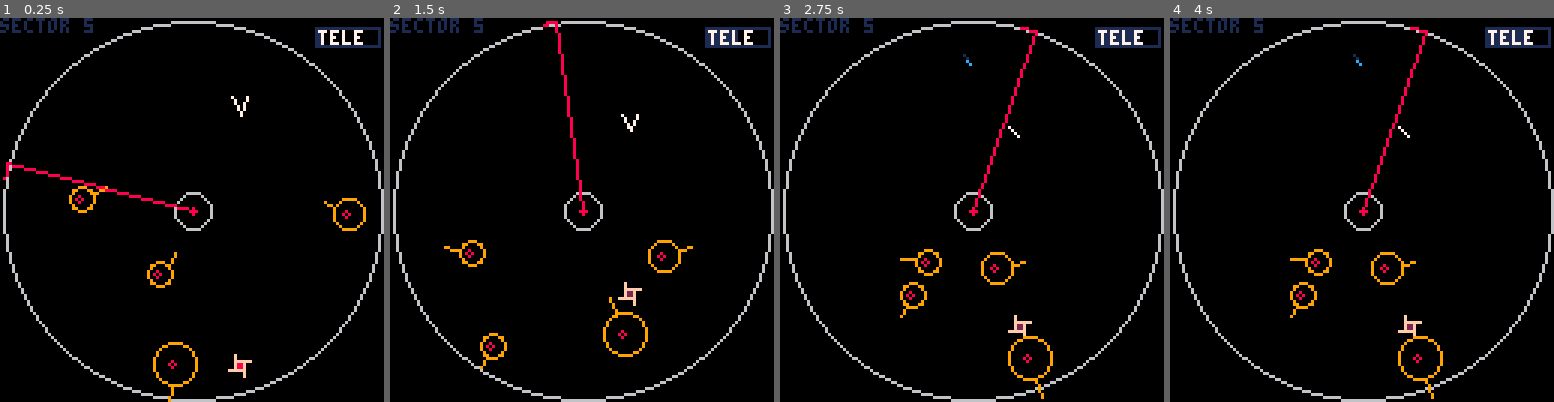
Above: before the commit, frames 1-4 (left to right).
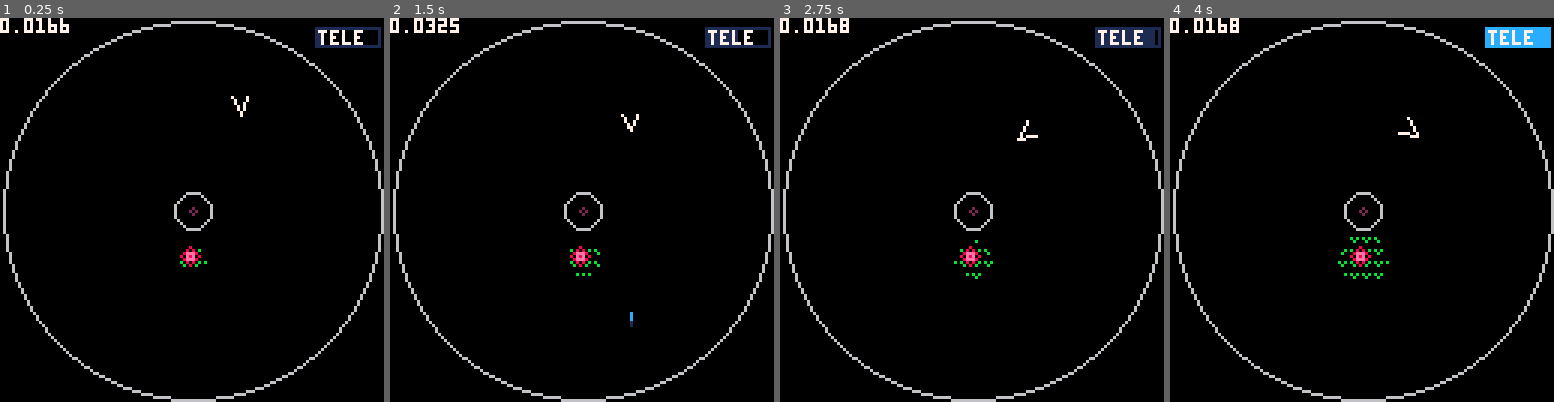
Above: after the commit, the same moments.

Repository: caseylabrack/laser
Game: PICO-8 cartridge laser.p8
The game is run twice, just before and just after one commit, with the same random seed, the same clock (stepped at 60 frames per second) and the same inputs.
Inputs:
- Up to frame 1 (0.25 s): no input
- Up to frame 2 (1.5 s): tap X (X key) at 0.33, 1.07 s; tap O (Z key) at 0.7 s
- Up to frame 3 (2.75 s): hold Right 1.6-2.1 s; tap O (Z key) at 1.7, 2.1, 2.5 s; tap X (X key) at 1.85 s; hold Up 2.15-2.42 s; hold Right from 2.47 s (still down)
- Up to frame 4 (4 s): tap O (Z key) at 2.9, 3.3, 3.7 s; tap X (X key) at 2.97 s; release Right at 3.03 s; hold Left 3.08-3.58 s; hold Down 3.63-3.97 s

The runs differ from the first frame. In frame 1, 2.1% of the frame differs, in the area x 0-96%, y 0-100%; in frame 2, 2.3%; in frame 3, 2.5%; in frame 4, 3.2%, in the area x 0-100%, y 0-100%.

Commit message:
flowers wip

Diff:
--- a/laser.p8
+++ b/laser.p8
@@ -3,24 +3,30 @@
 __lua__
 -- lasers
 -- casey labrack
+-- todo:
+--  many bullets?
+--  bullet damage tweak?
+--  bigger bullet
+--  single spawn func (async)
 
 p = {x=80,y=30,dx=0,dy=0,
 					a=.75,t=.25,rt=.05,r=3,
 					friction=.92,hop=25,charge=0,fullcharge=90,
 					enabled=true,controllable=true,alive=true,
-					thrusting=false}
+					thrusting=false,dmg=3}
 ps= {} --player death particles
 lz= {} --lasers
 zs= {} --safe zones
 hs= {} --homing bombs
 as= {} --animations (coroutines)
+fs= {} --flowers
 b = {x=0,y=0,dx,dy,a=0,r=1,speed=5,enabled=false}
 w = {enabled=false,start=0,duration=100,r=0}
 inner = {x=64,y=64,r=6}
 outer = {x=64,y=64,r=63}
 maxrspeed=2
 minrspeed=.5
-lvl=5
+lvl=7
 lives=3
 passes={}
 log = ""
@@ -30,6 +36,7 @@
 lvlswitchtick=90
 transitioning=false
 scoreboxes={{0,0},{7,0},{14,0},{21,0}}
+fmaxsizes={10,8,6,4}
 
 function _init()
 lvls[lvl]()
@@ -39,61 +46,6 @@
 
 function _update()
 tick+=1
-
--- do animations
-for a in all(as) do
-	if costatus(a)!="dead" then coresume(a)
-	else del(as,a) end
-end
-
--- laser move
-for l in all(lz) do
-	l.a-= l.speed
-	l.x = 64 + cos(l.a) * 63
-	l.y = 64 + sin(l.a) * 63
-end
-
--- safe zones
-for z in all(zs) do
-	if z.shrinking then
-		z.t-=z.speed
-		if z.t<2 then
-			z.a=rnd(1)
-			z.x=64+cos(z.a)*63
-			z.y=64+sin(z.a)*63
-			z.t=32
-			z.shrinking=false
-		end
-	end
-	if touching(p,z) then z.shrinking=true end
-end
-
---homing bomb move
-for h in all(hs) do
-	if h.enabled then
-		local a=atan2(p.x-h.x,p.y-h.y)
-		h.dx+=cos(a)*h.t
-		h.dy+=sin(a)*h.t
-		h.frametick+=1
-	else
-		h.timer-=1
-		if h.timer<0 then h.enabled=true end
-		sfx(3)
-	end
-	h.dx*=.97
-	h.dy*=.97
-	h.x+=h.dx
-	h.y+=h.dy
-	local a2=atan2(h.x-64,h.y-64)
-	if dist(h.x,h.y,64,64)<8 then
-		h.x=inner.x+cos(a2)*8
-		h.y=inner.y+sin(a2)*8
-	end
-	if dist(h.x,h.y,64,64)>63 then
-		h.x=64+cos(a2)*63
-		h.y=64+sin(a2)*63
-	end
-end
 
 --	player move
 p.charge+=1
@@ -128,6 +80,92 @@
 p.dx*=p.friction
 p.dy*=p.friction
 
+for f in all(fs) do
+	f.tick+=1
+	for l in all(f) do --each leaf
+		if (l.r>=2 and touching(p,l)) died()
+		if f.tick%30==0 then --grow
+			if not touching(l,inner) then
+				local g=l.p
+				while g~=nil do
+					if not g.alive then l.alive=false end
+					g=g.p
+				end
+				if l.r<fmaxsizes[l.g] and l.alive then
+					l.r+=1
+				end
+			end
+		end
+	end
+	if f.tick%150==0 and #f<f.max then --bud
+		local couldbuds=filter(function(x) return x.alive and x.r>=fmaxsizes[x.g] and x.g<#fmaxsizes end, f)
+		if #couldbuds>0 then
+			local l=rnd(couldbuds)
+			local k={}
+			local ang=rnd(1)
+			if l.p~=nil then
+				ang=atan2(l.x-l.p.x,l.y-l.p.y)
+				ang+=-.25+rnd(.50)
+			end
+			k.x=l.x+cos(ang)*l.r	k.y=l.y+sin(ang)*l.r
+			k.r=2
+			k.g=l.g+1 k.p=l k.alive=true
+			add(l.children,k)
+			add(f,k)
+		end
+	end
+end
+
+-- do animations
+for a in all(as) do
+	if costatus(a)!="dead" then coresume(a)
+	else del(as,a) end
+end
+
+-- laser move
+for l in all(lz) do
+	l.a-= l.speed
+	l.x = 64 + cos(l.a) * 63
+	l.y = 64 + sin(l.a) * 63
+end
+
+-- safe zones
+for z in all(zs) do
+	if z.shrinking then
+		z.t-=z.speed
+		if z.t<2 then
+			z.a=rnd(1) z.t=32
+			z.x=64+cos(z.a)*63 z.y=64+sin(z.a)*63
+			z.shrinking=false
+		end
+	end
+	if touching(p,z) then z.shrinking=true end
+end
+
+--homing bomb move
+for h in all(hs) do
+	if h.enabled then
+		local a=atan2(p.x-h.x,p.y-h.y)
+		h.dx+=cos(a)*h.t	 h.dy+=sin(a)*h.t
+		h.frametick+=1
+	else
+		h.timer-=1
+		if h.timer<0 then h.enabled=true end
+		sfx(3)
+	end
+	h.dx*=.97 h.dy*=.97
+	h.x+=h.dx	h.y+=h.dy
+	local a2=atan2(h.x-64,h.y-64)
+	if dist(h.x,h.y,64,64)<8 then
+		h.x=inner.x+cos(a2)*8
+		h.y=inner.y+sin(a2)*8
+	end
+	if dist(h.x,h.y,64,64)>63 then
+		h.x=64+cos(a2)*63
+		h.y=64+sin(a2)*63
+	end
+end
+
 local ang=atan2(p.x-64,p.y-64)
 
 -- player vs outside wall
@@ -144,19 +182,12 @@
 
 -- player vs. obstacles
 for v in all(rs) do
-	if touching(p,v) then
-		gameover=true
-		_update=function() end
-	end
+	if (touching(p,v)) died()
 end
 
 --player vs. homing bombs
 for h in all(hs) do
-	if touching(p,h) then
---		died()
-		gameover=true
-		_update=function() end
-	end
+	if (touching(p,h)) died()
 end
 
 --laser/player collision
@@ -171,8 +202,7 @@
 			if touching(p,{x=64+cos(l.a)*d,y=64+sin(l.a)*d,r=0}) then
 				p.enabled=false
 				add(ps,{x1=p.x,y1=p.y,x2=p.x+3,y2=p.y+3})
-					gameover=true
-					_update=function() end
+				died()
 			end
 		end
 	end
@@ -215,6 +245,21 @@
 	for i=1,10 do
 		b.x=x1+b.dx*i/10
 		b.y=y1+b.dy*i/10
+		for f in all(fs) do --flowers
+			for l in all(f) do --leaves
+				if l.alive and touching(b,l) then
+					b.enabled=false
+					l.r-=1
+					if l.r<3 then
+						printh(#f)
+						del(l,f)
+						printh(#f)
+--							l.alive=false l.r=0
+					end
+					goto donebullet
+				end
+			end
+		end
 		for v in all(rs) do --roids
 			if touching(b,v) then
 				b.enabled=false
@@ -228,8 +273,7 @@
 				b.enabled=false
 				h.enabled=false
 				h.timer=60
-				h.dx+=b.dx/4
-				h.dy+=b.dy/4
+				h.dx+=b.dx/4	h.dy+=b.dy/4
 				goto donebullet
 			end
 		end
@@ -245,11 +289,18 @@
 end
 ::donebullet::
 
+for f in all(fs) do
+	local anyalive=false
+	for l in all(f) do
+		if l.alive then anyalive=true break end
+	end
+	if not anyalive then f.active=false end
+end
+
 --level win
-if #rs==0 and not transitioning then
+if #rs==0 and #fs==0 and not transitioning then
 --	nxtlvl()
 	p.x=64 p.y=30
-
 	lz={}
 	zs={}
 	hs={}
@@ -280,8 +331,10 @@
 end
 
 function died()
-	clearlvl()
-	loadlvl()
+	sfx(2,-2)
+	_update=function() end
+--	clearlvl()
+--	loadlvl()
 end
 
 function beatlvl()
@@ -296,8 +349,32 @@
 
 function _draw()
 cls()
-
 circ(64,64,63,6) -- outer
+
+--flowers
+for f in all(fs) do
+	for l in all(f) do
+		if l.r>=2 then
+--			circ(l.x,l.y,l.r+1,8)
+		end
+	end
+	for l in all(f) do
+		if l.r>=2 then
+			fillp(ˇ)
+	--			ˇ∧
+			circfill(l.x,l.y,l.r,11)
+			fillp()
+--			circ(l.x,l.y,l.r,14)
+		end
+	end
+	for l in all(f) do
+		if l.r>=2 then
+			spr(20,l.x-4,l.y-4)
+		end
+	end
+
+--	if (f[1].alive) spr(20,f[1].x-4,f[1].y-4)
+end
 
 --emitter
 circ(64,64,inner.r,6)
@@ -308,7 +385,7 @@
 for h in all(hs) do
 	if not h.enabled then pal(8,2) end
 	spr((flr(h.frametick%8)/2)+16,h.x-4,h.y-4)
-	pal()
+--	pal()
 end
 
 --safe zone
@@ -342,22 +419,20 @@
 end
 
 --player
---circfill(p.x,p.y,p.r,14)
---line(p.x,p.y,p.x+cos(p.a)*6,p.y+sin(p.a)*6)
 if p.enabled then
 	local m={x=p.x+cos(p.a)*2,y=p.y+sin(p.a)*2}
 	local prow=.075
 	local len=6
 	local aft=len-2
-	if btn(🅾️) then
-	line(m.x-cos(p.a-prow)*aft,
-						m.y-sin(p.a-prow)*aft,
-						m.x-cos(p.a)*(aft+1),
-						m.y-sin(p.a)*(aft+1),12)
-	line(m.x-cos(p.a+prow)*aft,
-						m.y-sin(p.a+prow)*aft,
-						m.x-cos(p.a)*(aft+1),
-						m.y-sin(p.a)*(aft+1),12)
+	if p.thrusting then
+		line(m.x-cos(p.a-prow)*aft,
+							m.y-sin(p.a-prow)*aft,
+							m.x-cos(p.a)*(aft+1),
+							m.y-sin(p.a)*(aft+1),12)
+		line(m.x-cos(p.a+prow)*aft,
+							m.y-sin(p.a+prow)*aft,
+							m.x-cos(p.a)*(aft+1),
+							m.y-sin(p.a)*(aft+1),12)
 	end
 	line(m.x,m.y,m.x-cos(p.a-prow)*len,m.y-sin(p.a-prow)*len,7)
 	line(m.x,m.y,m.x-cos(p.a+prow)*len,m.y-sin(p.a+prow)*len,7)
@@ -405,7 +480,8 @@
 rectfill(105,3,105+(126-105)*pct,9,f)
 print("tele",106,4,7)
 
-print("sector "..lvl,0,0,1)
+--print("sector "..lvl,0,0,1)
+print(stat(1),0,0)
 
 --score
 --for k,v in pairs(passes) do
@@ -426,41 +502,26 @@
 end
 
 -->8
---utils
-
-function dist(x1,y1,x2,y2)
-	return sqrt((x1-x2) * (x1-x2)+(y1-y2)*(y1-y2))
-end
-
-function distt(t1,t2)
-	return sqrt((t1.x-t2.x) * (t1.x-t2.x)+(t1.y-t2.y)*(t1.y-t2.y))
-end
-
-function touching(a,b)
-	return distt(a,b)<a.r+b.r
-end
--->8
 --levels
 lvls={}
 lvls[1]=function()
---	for i=1,4 do spawnroid() end
-	spawnroid()
+	for i=1,4 do spawnroid() end
 	add(lz,{a=0,x=0,y=0,speed=.005})
 end
 lvls[2]=function()
---	for i=1,7 do spawnroid() end
-	spawnroid()
-	spawnzone()
+	for i=1,7 do spawnroid() end
+	safezone()
 	add(lz,{a=0,x=0,y=0,speed=.005})
 end
 lvls[3]=function()
---	for i=1,4 do spawnroid() end
-	spawnroid()
+	for i=1,4 do spawnroid() end
 	add(lz,{a=.5,x=0,y=0,speed=.005})
 	add(lz,{a=0,x=0,y=0,speed=.005})
 end
 lvls[4]=function()
-	for i=1,4 do spawnroid() end
+	for i=1,7 do spawnroid() end
+	safezone()
+	add(lz,{a=.5,x=0,y=0,speed=.005})
 	add(lz,{a=0,x=0,y=0,speed=.005})
 end
 lvls[5]=function()
@@ -471,11 +532,33 @@
 lvls[6]=function()
 	spawnbomb()
 	for i=1,7 do spawnroid() end
+	safezone()
 	add(hs,h)
 	add(lz,{a=.5,x=0,y=0,speed=.005})
 end
-
-function spawnzone()
+lvls[7]=function()
+--	spawnroid()
+--	rs[1].dx=0 rs[1].dy=0
+--	for i=1,4 do spawnroid() end
+	local f={}
+	f.tick=tick f.max=12 f.active=true
+	local fr={}
+	fr.x=64 fr.y=80 fr.r=4 fr.g=1 fr.p=nil fr.alive=true
+	fr.lastspawned=0 fr.children={}
+	add(f,fr)
+	add(fs,f)
+
+--	local f2={}
+--	f2.tick=tick f2.max=12 f2.active=true
+--	local fr2={}
+--	fr2.x=64 fr2.y=40 fr2.r=4 fr2.g=1 fr2.p=nil fr2.alive=true
+--	fr2.lastspawned=0 fr2.children={}
+--	add(f2,fr2)
+--	add(fs,f2)
+
+end
+
+function safezone()
 	local z = {a=0,r=32,x=0,y=0,t=32,shrinking=false,speed=.25}
 	z.a=rnd(1)
 	z.x=64+cos(z.a)*63
@@ -525,6 +608,35 @@
 --	sfx(1)
 end
 -->8
+--utils
+
+function dist(x1,y1,x2,y2)
+	return sqrt((x1-x2) * (x1-x2)+(y1-y2)*(y1-y2))
+end
+
+function distt(t1,t2)
+	return sqrt((t1.x-t2.x) * (t1.x-t2.x)+(t1.y-t2.y)*(t1.y-t2.y))
+end
+
+function touching(a,b)
+	return distt(a,b)<a.r+b.r
+end
+
+function filter(f,t)
+	local r={}
+	for _,v in ipairs(t) do
+		if f(v) then add(r,v) end
+	end
+	return r
+end
+
+function allt(f,t)
+	for _,v in ipairs(t) do
+		if (f(v)==false) return false
+	end
+	return true
+end
+-->8
 --modes
 function startlvl()
 
@@ -598,14 +710,14 @@
 0070070066dddd660008000000eeee0000eeee002022220220222202020000200202202002022020666666666666666666666666eeeeee0000eeeee000000000
 0000000006666660000000000e0000e00e0000e002022020020220200020020000200200002002000000000000000000000000000000ee0000ee000000000000
 00000000006dd600000000000000000000000000002002000020020000000000000000000000000000000000000000000000000000000e00000e000000000000
-00f00000000f00000000f00000000f00000000000000000000000000000000000000000000000000000000000000000000000000000000000000000000000000
-00f00000000f00000000f00000000f00000000000000000000000000000000000000000000000000000000000000000000000000000000000000000000000000
-00ffffff00ffff0000ffff00ffffff00000000000000000000000000000000000000000000000000000000000000000000000000000000000000000000000000
-00f88f0000f88ffffff88f0000f88f00000000000000000000000000000000000000000000000000000000000000000000000000000000000000000000000000
-00f88f00fff88f0000f88fff00f88f00000000000000000000000000000000000000000000000000000000000000000000000000000000000000000000000000
-ffffff0000ffff0000ffff0000ffffff000000000000000000000000000000000000000000000000000000000000000000000000000000000000000000000000
-00000f000000f000000f000000f00000000000000000000000000000000000000000000000000000000000000000000000000000000000000000000000000000
-00000f000000f000000f000000f00000000000000000000000000000000000000000000000000000000000000000000000000000000000000000000000000000
+00f00000000f00000000f00000000f000008000000eee00000000000000000000000000000000000000000000000000000000000000000000000000000000000
+00f00000000f00000000f00000000f00008080000e00eee000000000000000000000000000000000000000000000000000000000000000000000000000000000
+00ffffff00ffff0000ffff00ffffff0008eee800e00000ee00000000000000000000000000000000000000000000000000000000000000000000000000000000
+00f88f0000f88ffffff88f0000f88f0080e8e080e000000e00000000000000000000000000000000000000000000000000000000000000000000000000000000
+00f88f00fff88f0000f88fff00f88f0008eee800e00000ee00000000000000000000000000000000000000000000000000000000000000000000000000000000
+ffffff0000ffff0000ffff0000ffffff008080000e000ee000000000000000000000000000000000000000000000000000000000000000000000000000000000
+00000f000000f000000f000000f00000000800000ee0ee0000000000000000000000000000000000000000000000000000000000000000000000000000000000
+00000f000000f000000f000000f0000000000000000ee00000000000000000000000000000000000000000000000000000000000000000000000000000000000
 00000000000000000000000000000000000000000000000000000000000000000000000000000000000000000000000000000000000000000000000000000000
 05555500088888000000000000000000000000000000000000000000000000000000000000000000000000000000000000000000000000000000000000000000
 55050550880808800000000000000000000000000000000000000000000000000000000000000000000000000000000000000000000000000000000000000000
Not shown, changed: the sound effects (__sfx__) section of laser.p8
